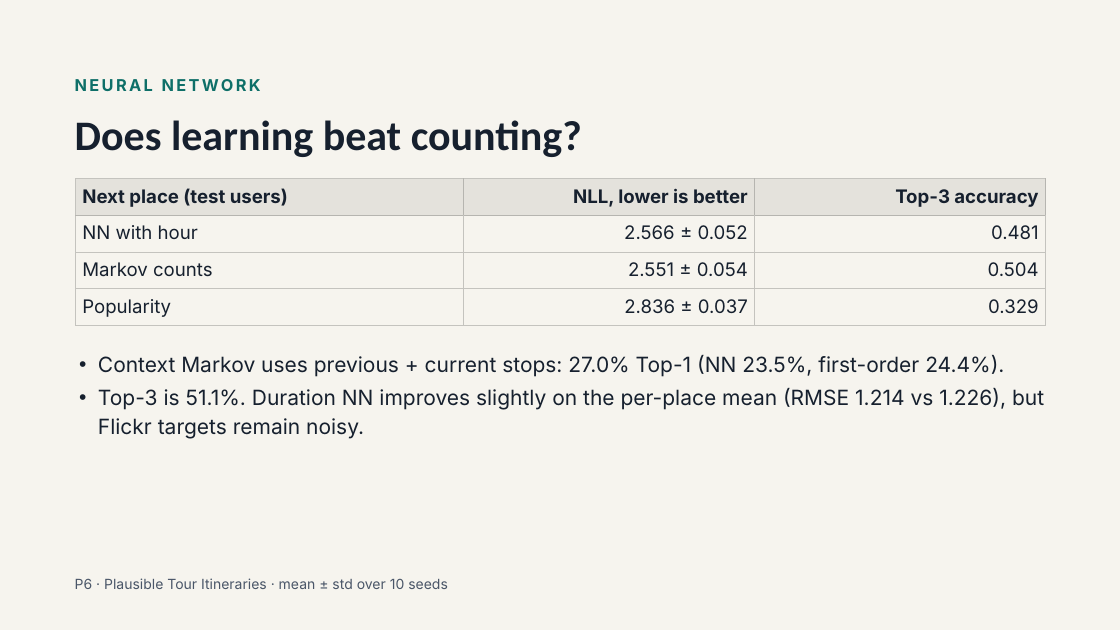
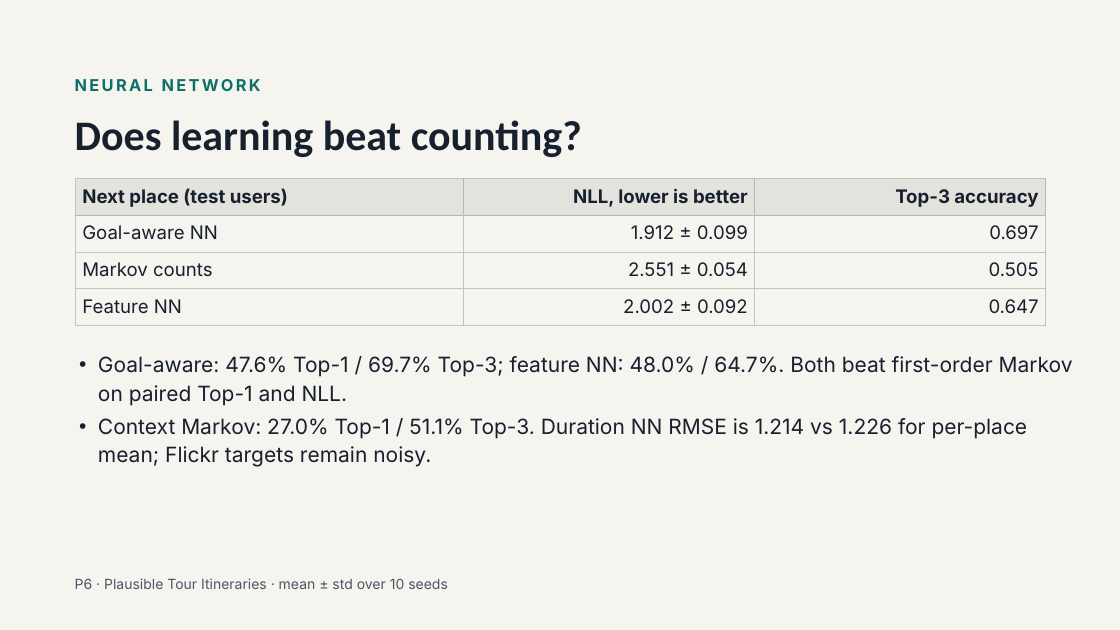
Before and after one commit to salmashamss21/Neuro_Symbolic_Tour_Planner, a slide deck: slide 5 of docs/P6 Plausible Tour Itineraries.pptx. Drawn at 1120x630 pixels with LibreOffice and Linux fonts; fonts in the diff are those of the drawing. Boxes give left, top, right and bottom in pixels: in the first picture for what was removed or moved away, otherwise in the second. Text is boxed around its words. In the diff, an @@ line names an element or a change of style, - is before the commit and + after.

```diff
--- a/docs/P6 Plausible Tour Itineraries.pptx
+++ b/docs/P6 Plausible Tour Itineraries.pptx
@@ table at box(76, 179, 1045, 325) @@
-row 2: NN with hour | 2.566 ± 0.052 | 0.481
+row 2: Goal-aware NN | 1.912 ± 0.099 | 0.697
-row 3, column 3: 0.504
+row 3, column 3: 0.505
-row 4: Popularity | 2.836 ± 0.037 | 0.329
+row 4: Feature NN | 2.002 ± 0.092 | 0.647
@@ text at box(98, 356, 1073, 467): text changed @@
-• Context Markov uses previous + current stops: 27.0% Top-1 (NN 23.5%, first-order 24.4%).
-• Top-3 is 51.1%. Duration NN improves slightly on the per-place mean (RMSE 1.214 vs 1.226), but Flickr targets remain noisy.
+• Goal-aware: 47.6% Top-1 / 69.7% Top-3; feature NN: 48.0% / 64.7%. Both beat first-order Markov on paired Top-1 and NLL.
+• Context Markov: 27.0% Top-1 / 51.1% Top-3. Duration NN RMSE is 1.214 vs 1.226 for per-place mean; Flickr targets remain noisy.
```
Also in this commit, not shown: 2 other slides changed, 6 other files.
